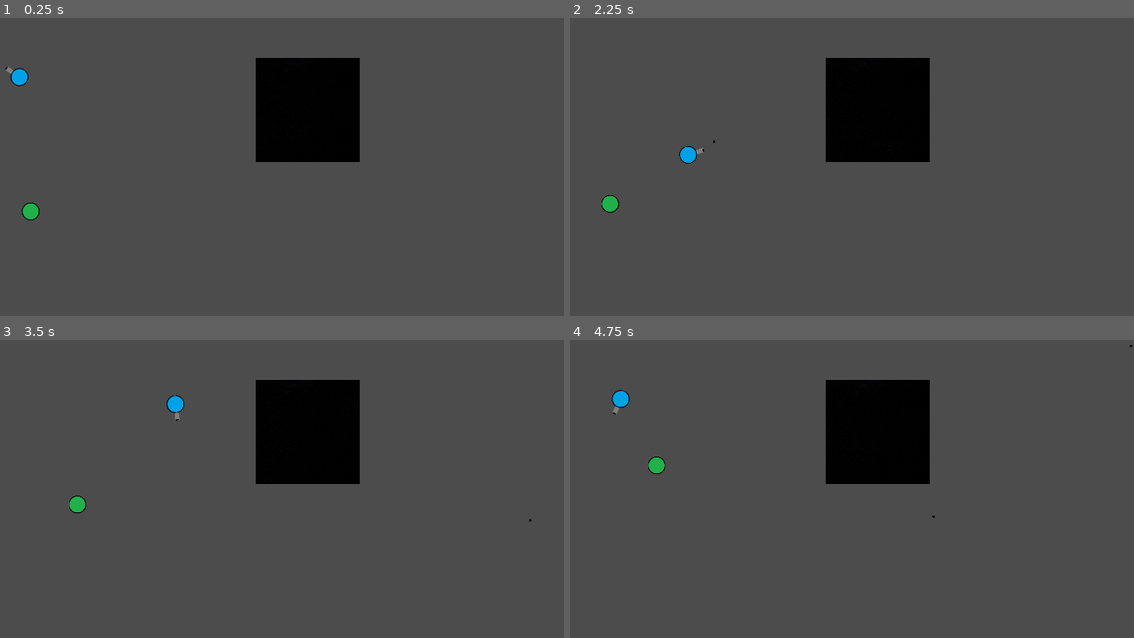
Above: before the commit, frames 1-4 (two rows, left to right).
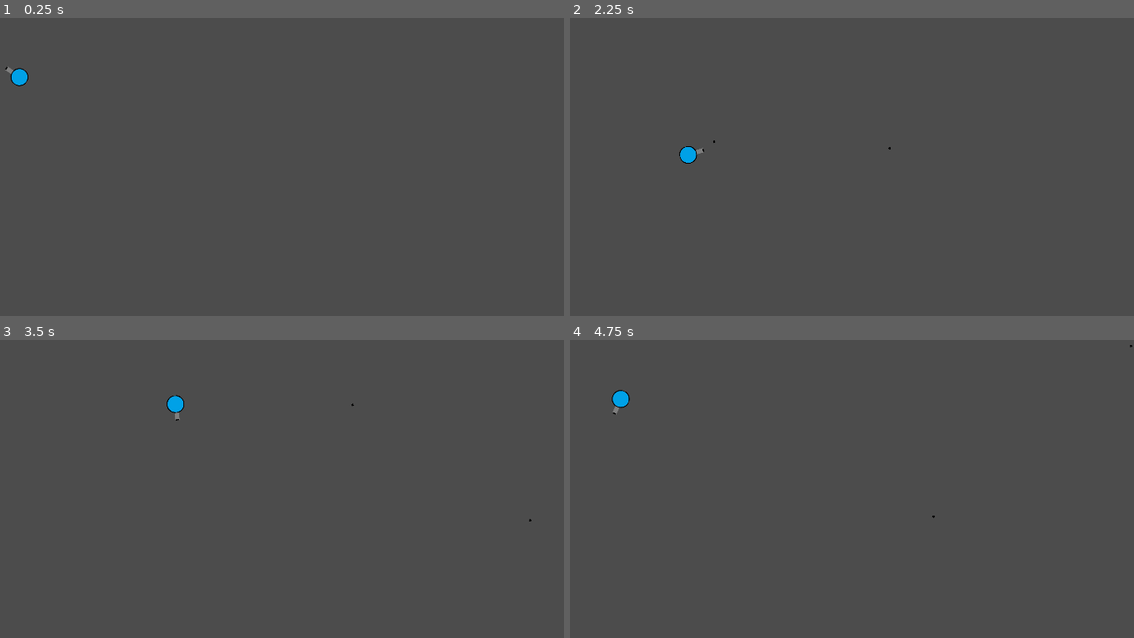
Above: after the commit, the same moments.

Repository: Jey-but-on-github/TP-2-jeux-2D
Game: Godot game, scene res://Scene/Main.tscn
Two runs of this game, one before a commit and one after it. Both use one fixed random seed, a clock stepped at 60 frames per second and the inputs below.
Inputs (mouse positions are in pixels of both pictures, inside the frame that each line leads up to):
- Up to frame 1 (0.25 s): no input
- Up to frame 2 (2.25 s): tap Enter at 0.5 s; move the mouse to (947, 161) at 0.52 s; hold D (right) 0.53-1.28 s; hold F (fire) 0.53-1.28 s; move the mouse to (665, 199) at 1.27 s; hold S (down) 1.28-2.03 s; tap F (fire) at 1.35 s; move the mouse to (868, 98) at 2.02 s; hold D (right) from 2.03 s (still down); hold F (fire) from 2.03 s (still down)
- Up to frame 3 (3.5 s): move the mouse to (197, 578) at 2.77 s; release D (right) at 2.78 s; release F (fire) at 2.78 s; hold W (up) from 2.78 s (still down); tap F (fire) at 2.85 s
- Up to frame 4 (4.75 s): move the mouse to (998, 557) at 3.52 s; release W (up) at 3.53 s; hold F (fire) 3.53-4.28 s; hold A (left) from 3.53 s (still down); move the mouse to (603, 447) at 4.27 s; tap F (fire) at 4.35 s

The runs differ from the first frame. In frame 1, 6.6% of the frame differs, in the area x 3-64%, y 13-68%; in frame 2, 6.6%; in frame 3, 6.6%; in frame 4, 6.6%.

Commit message:
implémentation de la lumière

Diff:
--- a/Scene/Main.tscn
+++ b/Scene/Main.tscn
@@ -1,21 +1,8 @@
-[gd_scene load_steps=4 format=2]
+[gd_scene load_steps=2 format=2]
 
 [ext_resource path="res://Scene/Player/Player.tscn" type="PackedScene" id=1]
-[ext_resource path="res://Scene/Ennemi.tscn" type="PackedScene" id=2]
-[ext_resource path="res://Scene/Mur.tscn" type="PackedScene" id=3]
 
 [node name="Main" type="Node"]
 
 [node name="Player" parent="." instance=ExtResource( 1 )]
 position = Vector2( 349.311, 240.416 )
-collision_layer = 3
-collision_mask = 3
-
-[node name="Ennemi" parent="." instance=ExtResource( 2 )]
-position = Vector2( 382.008, 628.833 )
-collision_mask = 3
-
-[node name="Mur" parent="." instance=ExtResource( 3 )]
-position = Vector2( 1180.46, 335.101 )
-collision_layer = 2
-collision_mask = 2
--- a/Scene/Maps/Map test.tscn
+++ b/Scene/Maps/Map test.tscn
@@ -8,7 +8,7 @@
 [node name="Test Map" type="Node"]
 
 [node name="Sprite" parent="." instance=ExtResource( 3 )]
-position = Vector2( 759.378, 131.373 )
+position = Vector2( 743.332, 133.261 )
 scale = Vector2( 186.865, 3.56759 )
 
 [node name="ParallaxBackground" type="ParallaxBackground" parent="."]
@@ -40,9 +40,6 @@
 rotation = 1.5708
 scale = Vector2( -1.08181, -15.6201 )
 
-[node name="Mur" parent="." instance=ExtResource( 1 )]
-position = Vector2( 1196.09, 575.382 )
-
 [node name="Player" parent="." instance=ExtResource( 2 )]
 position = Vector2( 512.421, 449.492 )
 
@@ -50,9 +47,12 @@
 current = true
 
 [node name="Light2D" type="Light2D" parent="Player"]
-position = Vector2( 2.22705, 5.6319 )
+position = Vector2( 1.81427, 3.62622 )
+scale = Vector2( 8.07906, 8.07906 )
 texture = ExtResource( 4 )
-energy = 0.0
+shadow_enabled = true
 
 [node name="CanvasModulate" type="CanvasModulate" parent="."]
-color = Color( 0, 0, 0, 1 )
+
+[node name="KinematicBody2D7" parent="." instance=ExtResource( 1 )]
+position = Vector2( 1106.21, 443.492 )
--- a/Scene/Menu.tscn
+++ b/Scene/Menu.tscn
@@ -45,7 +45,7 @@
 size_flags_horizontal = 3
 
 [node name="TextEdit" type="Label" parent="VBoxContainer/CenterContainer/CenterContainer"]
-margin_left = 100.0
+margin_left = 482.0
 margin_top = 76.0
 margin_right = 1437.0
 margin_bottom = 190.0
--- a/Scene/Mur.tscn
+++ b/Scene/Mur.tscn
@@ -1,11 +1,14 @@
-[gd_scene load_steps=3 format=2]
+[gd_scene load_steps=4 format=2]
 
 [ext_resource path="res://Ressource/Map Asset/Mur.jpg" type="Texture" id=1]
 
 [sub_resource type="RectangleShape2D" id=1]
 extents = Vector2( 151.056, 151.628 )
 
-[node name="KinematicBody2D" type="KinematicBody2D"]
+[sub_resource type="OccluderPolygon2D" id=2]
+polygon = PoolVector2Array( -149.327, -149.348, 148.569, -148.753, 148.569, 148.549, -148.733, 149.143 )
+
+[node name="Mur" type="KinematicBody2D"]
 collision_layer = 4
 collision_mask = 3
 
@@ -17,3 +20,7 @@
 
 [node name="Sprite" type="Sprite" parent="."]
 texture = ExtResource( 1 )
+
+[node name="LightOccluder2D" type="LightOccluder2D" parent="."]
+z_index = 1
+occluder = SubResource( 2 )
--- a/Scene/Player/Bullet.tscn
+++ b/Scene/Player/Bullet.tscn
@@ -18,7 +18,8 @@
 texture = ExtResource( 1 )
 
 [node name="Light2D" type="Light2D" parent="."]
-position = Vector2( -9.53674e-07, -4.76837e-07 )
-scale = Vector2( 0.0872802, 0.0769356 )
+position = Vector2( 0.0220957, 0.110484 )
+scale = Vector2( 0.781957, 0.732943 )
 texture = ExtResource( 3 )
 energy = 1.36
+shadow_enabled = true
Binary file changed: Ressource/Map Asset/light.png
